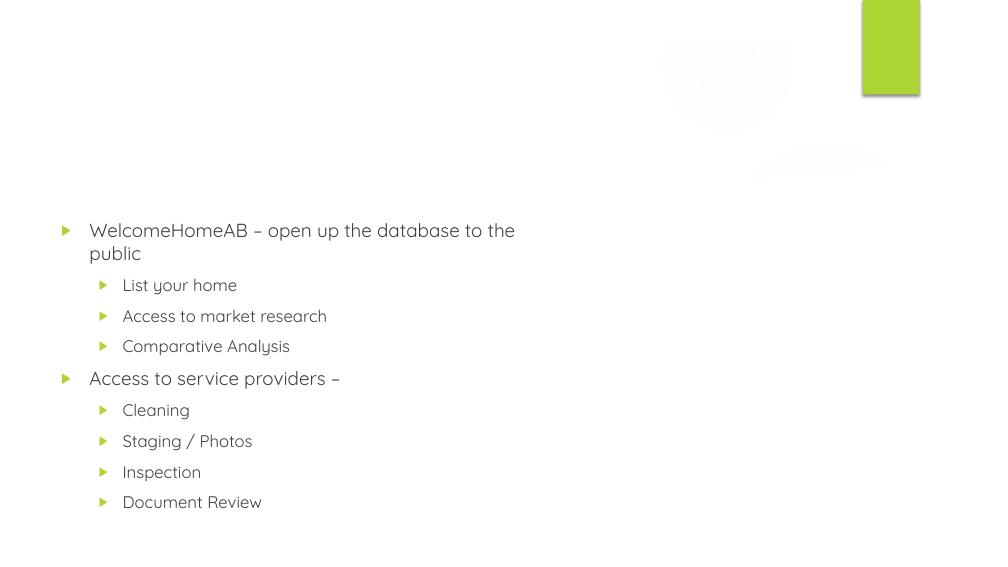
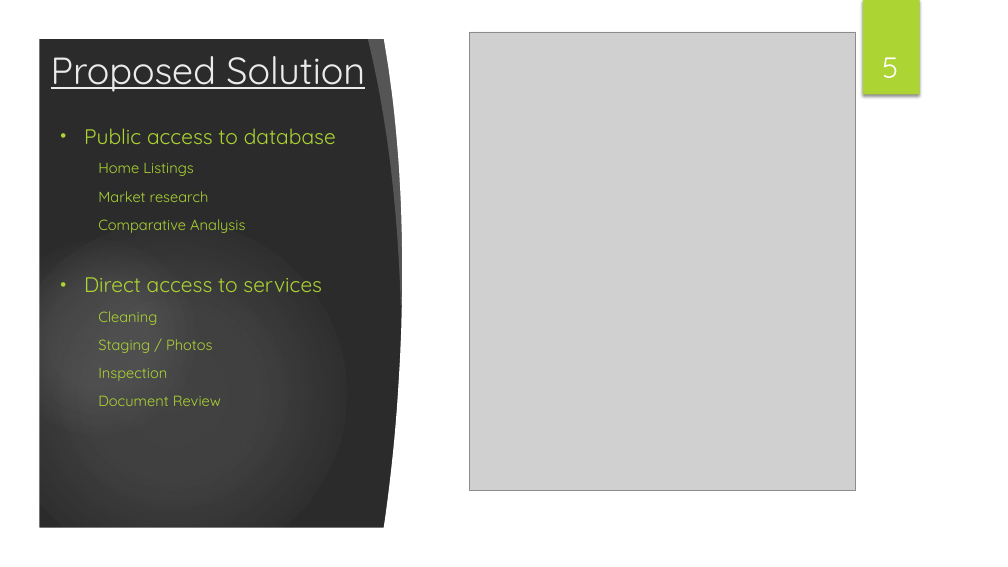
Before and after one commit to savithcj/HouseListingAB, a slide deck: slide 5 of Presentation/WelcomeHomeAB.pptx (slide 6 before the commit). Drawn at 1008x567 pixels with LibreOffice and Linux fonts; fonts in the diff are those of the drawing; grey boxes stand for pictures; background and template pictures are left out; a plain dark background stands for a picture behind light text. Boxes give left, top, right and bottom in pixels: in the first picture for what was removed or moved away, otherwise in the second. Text is boxed around its words. In the diff, an @@ line names an element or a change of style, - is before the commit and + after.

```diff
--- a/Presentation/WelcomeHomeAB.pptx
+++ b/Presentation/WelcomeHomeAB.pptx
@@ title added at <box>51,56,365,92</box>, 36 pt, text #EBEBEB, underline @@
+Proposed Solution
@@ freeform shape added at <box>367,32,425,307</box>, fill #FFFFFF at 20% opacity @@
@@ freeform shape added at <box>383,33,487,533</box>, fill #FFFFFF @@
@@ picture added at <box>470,32,856,491</box> @@
@@ rectangle added at <box>473,33,973,534</box>, fill #FFFFFF @@
@@ page number added at <box>882,57,898,78</box>, 28 pt, text #FFFFFF @@
+5
@@ text "Public access to database": place and size @@
-text "Public access to database" at <box>89,223,516,508</box>
+text "Public access to database" at <box>84,128,336,406</box>
@@ text at <box>84,128,336,202</box>: text changed; size 18 to 14 pt; text colour #404040 to #ACD433 @@
-▶ WelcomeHomeAB – open up the database to the public
-  ▶ List your home
-  ▶ Access to market research
+• Public access to database
+  Home Listings
+  Market research
@@ freeform shape removed at <box>701,126,977,208</box> @@
@@ ellipse removed at <box>712,138,944,371</box> @@
@@ freeform shape removed at <box>38,154,970,529</box> @@
@@ text at <box>98,219,245,406</box>: size 16 to 14 pt, text colour #404040 to #ACD433 in "Comparative Analysis", "Cleaning", "Staging / Photos", "Inspection" and 1 more places; bullet ▶ to none @@
@@ text at <box>84,277,322,292</box>: text changed; size 18 to 20 pt; text colour #404040 to #ACD433 @@
-▶ Access to service providers –
+• Direct access to services
```
Also in this commit, not shown: 4 other slides changed, 2 slides added, 3 slides removed, 1 other file.
